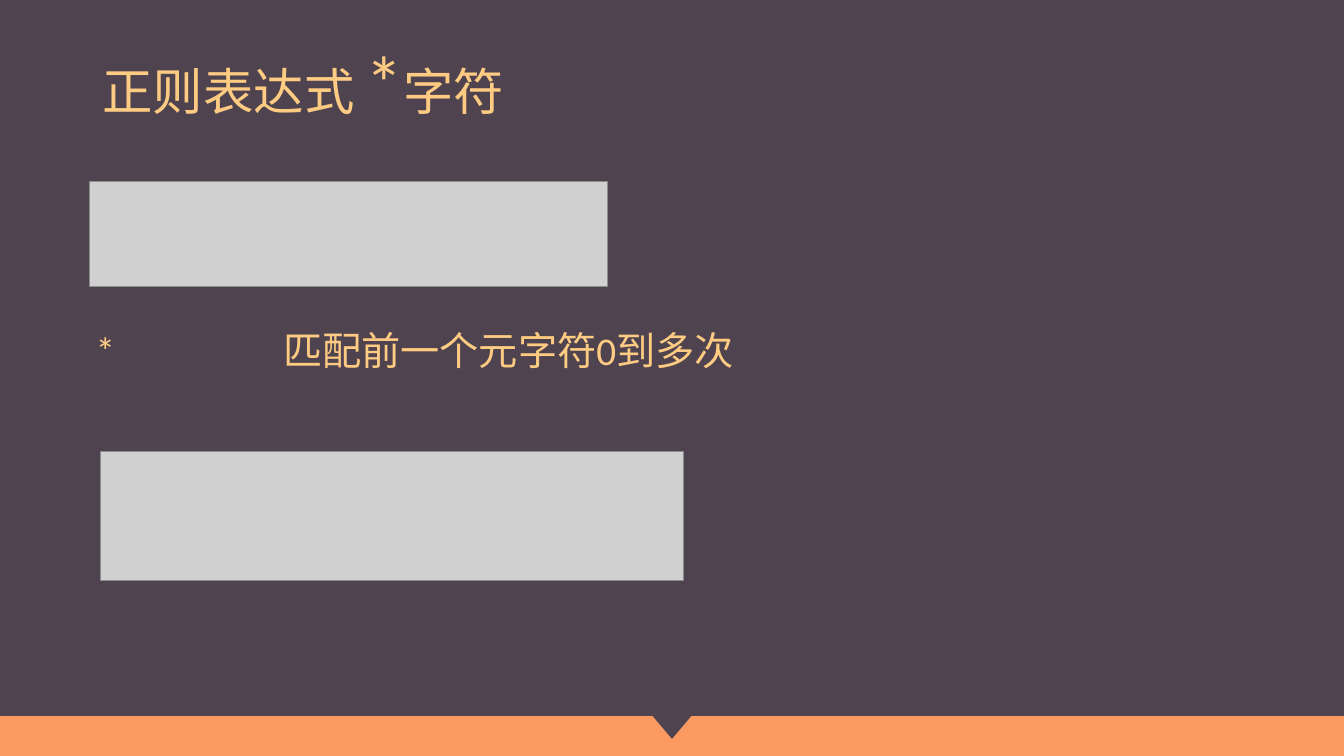
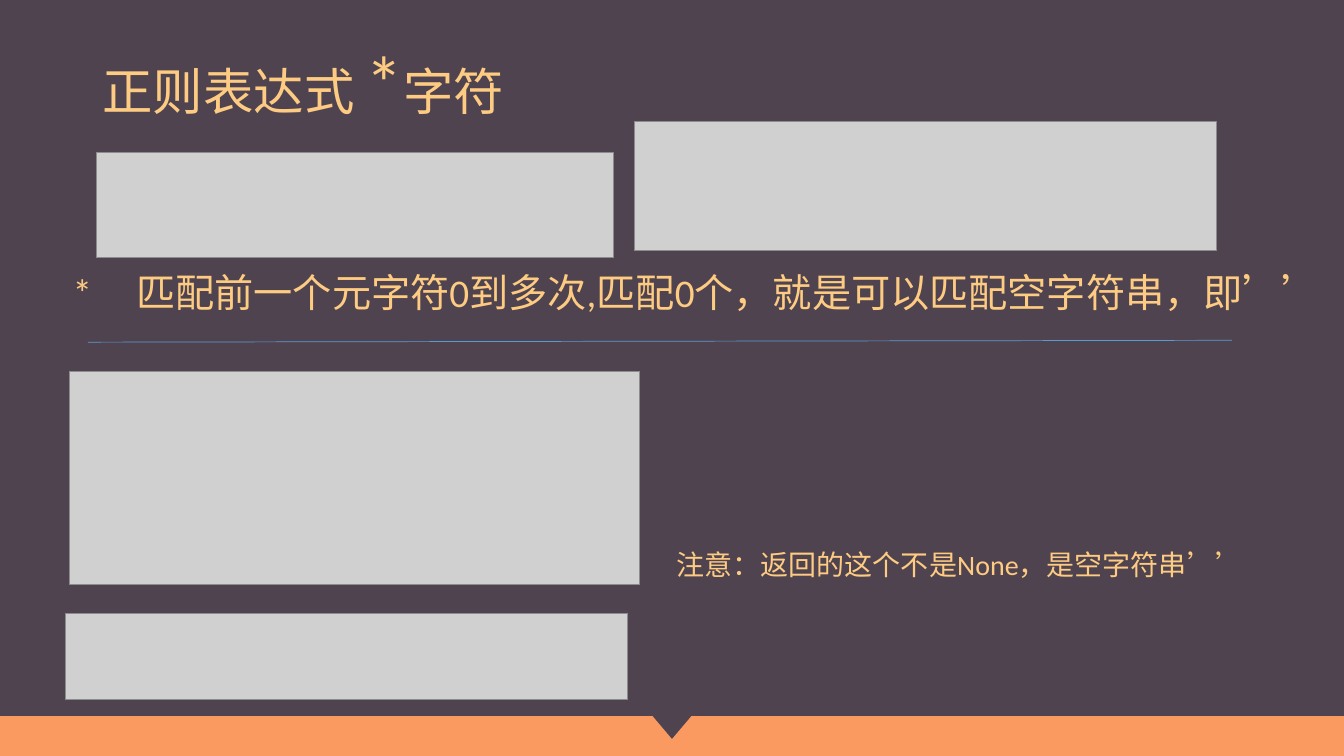
Before and after one commit to Wu-jiaming/-ppt, a slide deck: slide 12 of 正则表达式.pptx (slide 13 before the commit). Drawn at 1344x756 pixels with LibreOffice and Linux fonts; fonts in the diff are those of the drawing; grey boxes stand for pictures. Boxes give left, top, right and bottom in pixels: in the first picture for what was removed or moved away, otherwise in the second. Text is boxed around its words. In the diff, an @@ line names an element or a change of style, - is before the commit and + after.

```diff
--- a/正则表达式.pptx
+++ b/正则表达式.pptx
@@ picture: place and size @@
-picture at [101,452,684,581]
+picture at [634,122,1217,251]
@@ picture: place and size @@
-picture at [90,181,608,286]
+picture at [96,152,614,257]
@@ text at [136,274,1321,312]: text changed @@
-* 匹配前一个元字符0到多次
+* 匹配前一个元字符0到多次,匹配0个，就是可以匹配空字符串，即’’
@@ line added from (88, 342) to (1232, 341), #5B9BD5 0.5 pt @@
@@ picture added at [70,371,640,584] @@
@@ text added at [677,551,1243,578], 20 pt, text #FDCB82 @@
+注意：返回的这个不是None，是空字符串’’
@@ picture added at [66,613,628,699] @@
```
Also in this commit, not shown: 15 other slides changed, 7 slides added, 6 slides removed.
